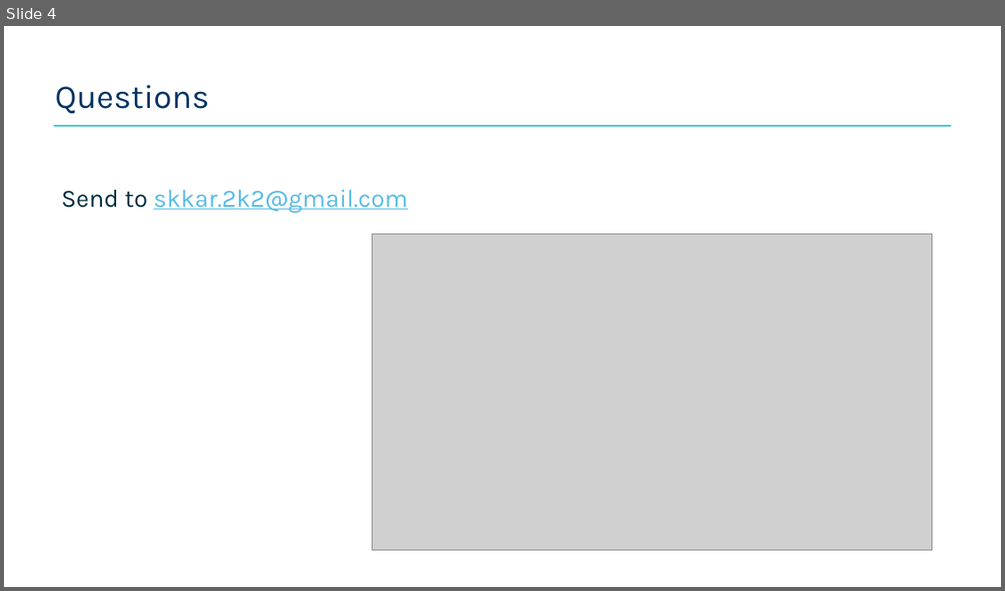
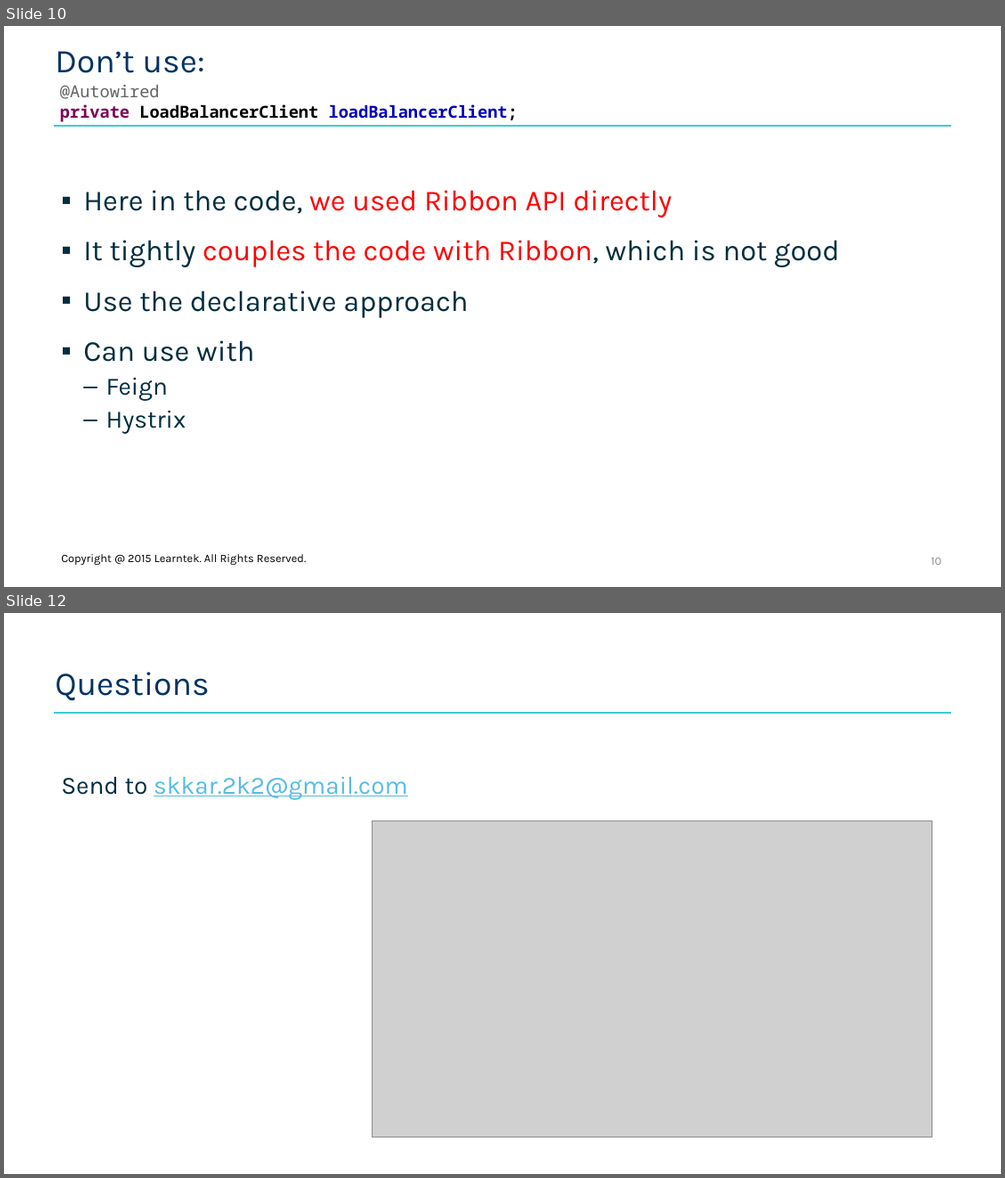
Before and after one commit to santoshkar/Microservice, a slide deck: Presentations/Part-7-Spring Cloud Ribbon.pptx. Shown one above the other, each under a label of ours: slide 4 before the commit, slides 10 and 12 after it; the slides between them are not shown. The pictures are 1005x591 and 1005x1178 pixels, drawn with LibreOffice and Linux fonts; fonts in the diff are those of the drawing; grey boxes stand for pictures; background and template pictures are left out. Boxes give left, top, right and bottom in pixels: in the first picture for what was removed or moved away, otherwise in the second. Text is boxed around its words. In the diff, an @@ line names an element or a change of style, - is before the commit and + after.

Commit message:
Added Ribbon load balancer ppt

```diff
--- a/Presentations/Part-7-Spring Cloud Ribbon.pptx
+++ b/Presentations/Part-7-Spring Cloud Ribbon.pptx
@@ slide 10 added at (4,26,1001,587), background #FFFFFF; not listed: 1 template element that a slide beside it also shows @@
@@ title added at (55,51,205,73), 32 pt, text #033364 @@
+Don’t use:
@@ text added at (60,85,518,122), 16 pt, text #000000, bold @@
+@Autowired
+private LoadBalancerClient loadBalancerClient;
@@ text added at (83,190,839,434), 28 pt, text #002D40 @@
+▪ Here in the code, we used Ribbon API directly
+▪ It tightly couples the code with Ribbon, which is not good
+▪ Use the declarative approach
+▪ Can use with
+  – Feign
+  – Hystrix
@@ text added at (61,554,306,564), 11 pt, text #000000 @@
+Copyright @ 2015 Learntek. All Rights Reserved.
@@ page number added at (930,557,941,564), 11 pt, text #8C8C8C @@
+10
@@ what was slide 4 is now slide 12 @@
```
Also in this commit, not shown: 1 slide changed, 7 other slides added, 1 other file.
